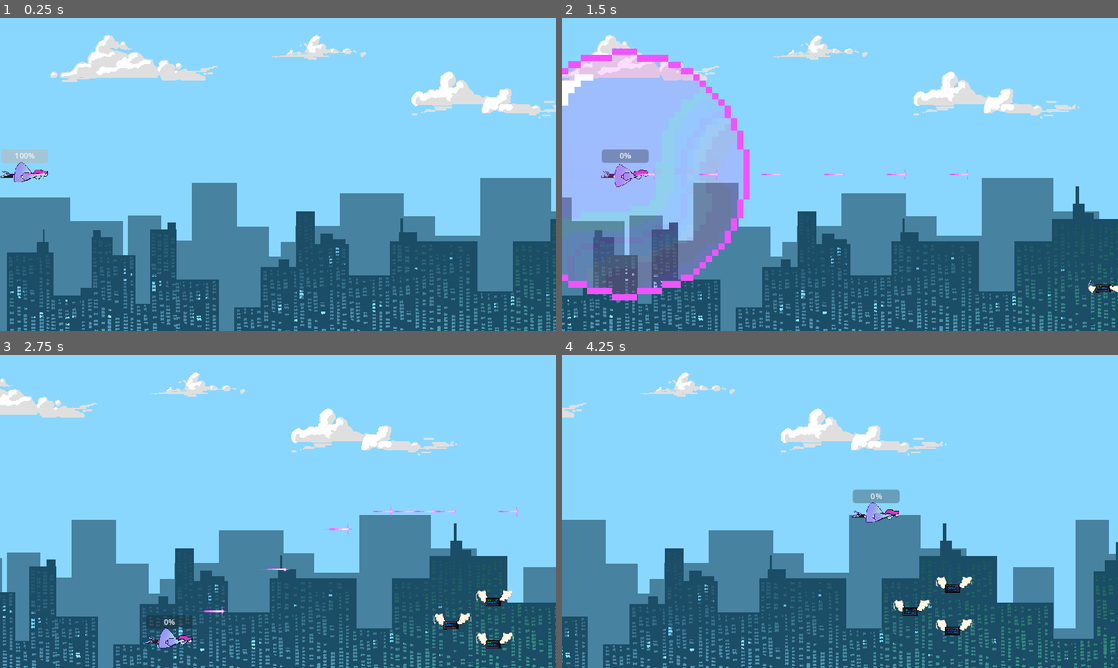
Above: before the commit, frames 1-4 (two rows, left to right).
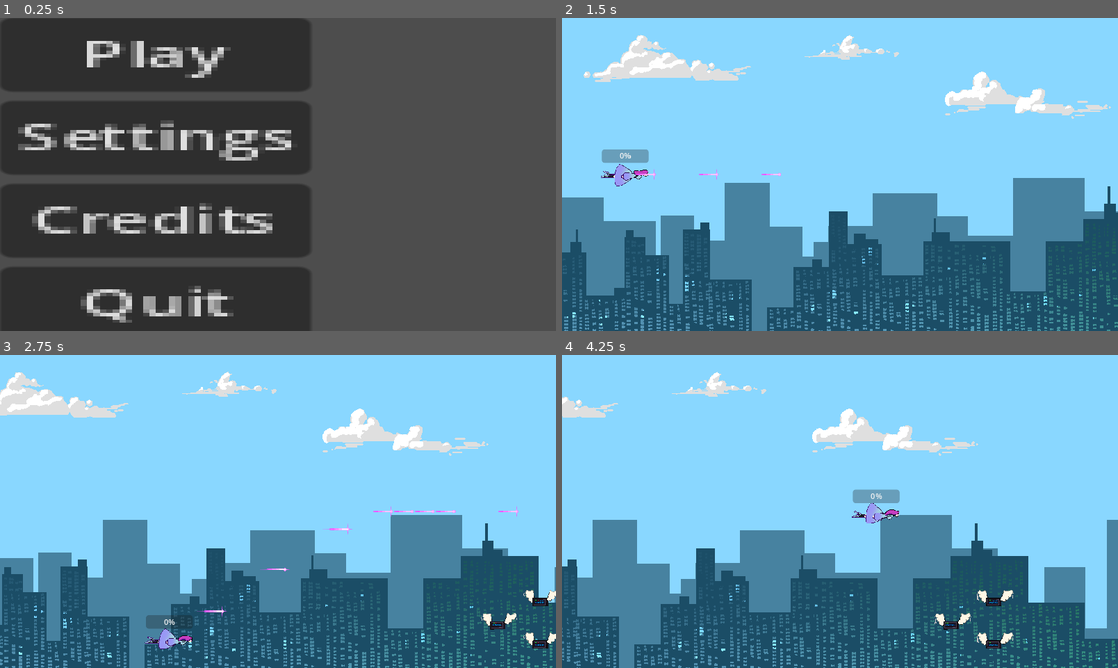
Above: after the commit, the same moments.

Repository: clenneabig/AI-KILL
Game: Godot game, scene res://main_menu.tscn
Two runs of this game, one before a commit and one after it. Both use one fixed random seed, a clock stepped at 60 frames per second and the inputs below. Before the commit the project starts from res://Levels/level_1.tscn. The engine's default icon, where the game draws it, is replaced by a stand-in: a white triangle on a blue panel in a dark square. Video files are missing from this copy of the repository; at most half a second of black plays in their place.
Inputs (mouse positions are in pixels of both pictures, inside the frame that each line leads up to):
- Up to frame 1 (0.25 s): no input
- Up to frame 2 (1.5 s): click (717, 55) at 0.5 s, where only the run after the commit has a clickable "Play"; move the mouse to (962, 158) at 1.27 s; hold D (move_right) from 1.28 s (still down); hold E (bomb) from 1.28 s (still down)
- Up to frame 3 (2.75 s): move the mouse to (166, 527) at 2.02 s; release D (move_right) at 2.03 s; release E (bomb) at 2.03 s; hold S (move_down) from 2.03 s (still down); click (166, 527) at 2.1 s
- Up to frame 4 (4.25 s): move the mouse to (895, 442) at 2.77 s; release S (move_down) at 2.78 s; hold D (move_right) 2.78-3.53 s; tap Q (toggle_bullets) at 2.85 s; move the mouse to (812, 574) at 3.52 s; hold W (move_up) from 3.53 s (still down); tap E (bomb) at 3.6 s

The runs differ from the first frame. In frame 1, 100% of the frame differs, in the area x 0-100%, y 0-100%; in frame 2, 36%; in frame 3, 24%; in frame 4, 25%.

Commit message:
game over

Diff:
--- a/boss.gd
+++ b/boss.gd
@@ -119,6 +119,7 @@
 		if(health <= 0):
 			_turn_to_point()
 			_offScreen()
+			get_tree().change_scene_to_file("res://game_over.tscn")
 
 func _turn_to_point():
 	print("implement me!!")
--- /dev/null
+++ b/game_over.gd
@@ -0,0 +1,10 @@
+extends Control
+
+
+func _on_quit_pressed():
+	get_tree().quit()
+
+
+
+func _on_restart_pressed():
+	get_tree().change_scene_to_file("res://Cutscene.tscn")
--- /dev/null
+++ b/game_over.tscn
@@ -0,0 +1,37 @@
+[gd_scene load_steps=2 format=3 uid="uid://bfeo3kawurjrk"]
+
+[ext_resource type="Script" path="res://game_over.gd" id="1_xefua"]
+
+[node name="GameOver" type="Control"]
+layout_mode = 3
+anchors_preset = 15
+anchor_right = 1.0
+anchor_bottom = 1.0
+grow_horizontal = 2
+grow_vertical = 2
+scale = Vector2(11.2681, 6.33862)
+script = ExtResource("1_xefua")
+
+[node name="MarginContainer" type="MarginContainer" parent="."]
+layout_mode = 0
+offset_right = 40.0
+offset_bottom = 40.0
+
+[node name="VBoxContainer" type="VBoxContainer" parent="MarginContainer"]
+layout_mode = 2
+
+[node name="Label" type="Label" parent="MarginContainer/VBoxContainer"]
+layout_mode = 2
+text = "Game Over"
+
+[node name="Restart" type="Button" parent="MarginContainer/VBoxContainer"]
+layout_mode = 2
+text = "Restart"
+
+[node name="Quit" type="Button" parent="MarginContainer/VBoxContainer"]
+layout_mode = 2
+text = "Quit
+"
+
+[connection signal="pressed" from="MarginContainer/VBoxContainer/Restart" to="." method="_on_restart_pressed"]
+[connection signal="pressed" from="MarginContainer/VBoxContainer/Quit" to="." method="_on_quit_pressed"]
--- a/player.gd
+++ b/player.gd
@@ -13,6 +13,8 @@
 var wait_time = 0.2
 var score = 0
 var power = 0
+var hitt = false
+var cooldown = 1.0
 var powerlevel = 1
 
 # Called when the node enters the scene tree for the first time.
@@ -37,6 +39,7 @@
 	$SpriteBox.disabled = false
 	$GrazeArea.monitoring = true
 	$GrazeArea.monitorable = true
+
 # Called every frame. 'delta' is the elapsed time since the previous frame.
 func _process(delta):
 	$Player.play()
@@ -71,6 +74,13 @@
 	if (power >= 5):
 		powerlevel+=1
 		power = 0
+
+	if hitt:
+		cooldown -= delta
+		if cooldown <= 0:
+			hitt = false
+			cooldown = 1.0
+
 
 
 
@@ -142,22 +152,24 @@
 
 
 func _on_area_entered(area):
-	if area.is_in_group("Bullet"): #or enemy
+	if area.is_in_group("Bullet") and not hitt: #or enemy
+		hitt = true
+		print('hit')
 		health -= 1
 		hit.emit()
 		if health <= 0:
-			print("deaded")
-			game_over.emit()
+			get_tree().change_scene_to_file("res://game_over.tscn")
 		hide() # Player disappears after being hit. #player needs to appear again lol
 
 	# Must be deferred as we can't change physics properties on a physics callback.
 		if not $SpriteBox.is_invincible:
 			respawn()
+
 	#$GrazeBox.set_deferred("disabled", true)
 func _on_graze_area_area_entered(area):
 	if area.is_in_group("Bullet"):
 		if(self.is_visible()):
-			print("add to style points")
+			score += 100
 
 
 func _on_shoot_time_timeout():
--- a/player.tscn
+++ b/player.tscn
@@ -101,7 +101,6 @@
 offset_top = -52.0
 offset_right = 50.0
 offset_bottom = -25.0
-value = 100.0
 
 [node name="Blinker" parent="." instance=ExtResource("5_hns8k")]
 
--- a/project.godot
+++ b/project.godot
@@ -11,7 +11,7 @@
 [application]
 
 config/name="AI-KILL"
-run/main_scene="res://Levels/level_1.tscn"
+run/main_scene="res://main_menu.tscn"
 config/features=PackedStringArray("4.1", "Forward Plus")
 config/icon="res://icon.svg"
 
